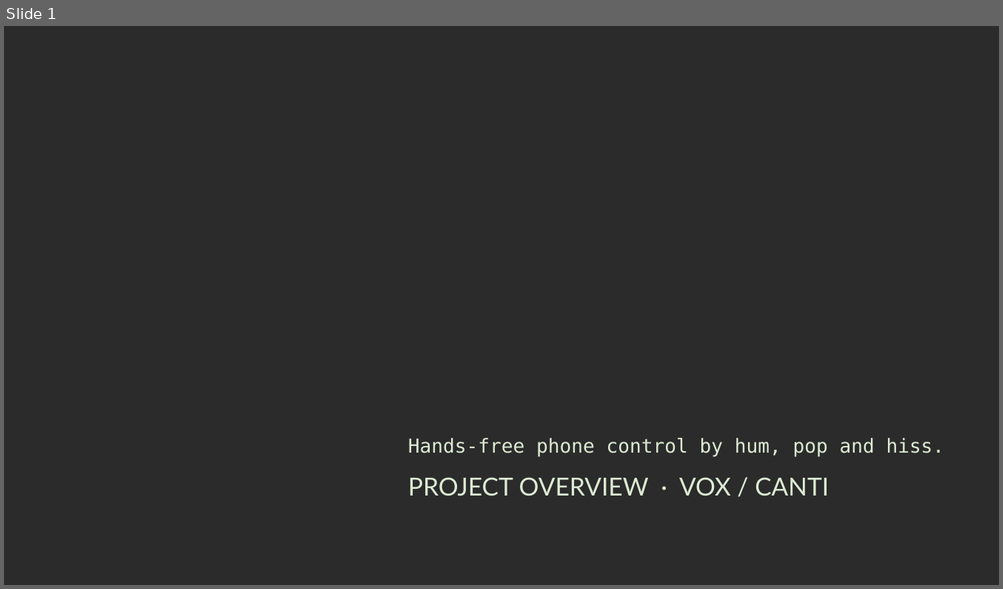
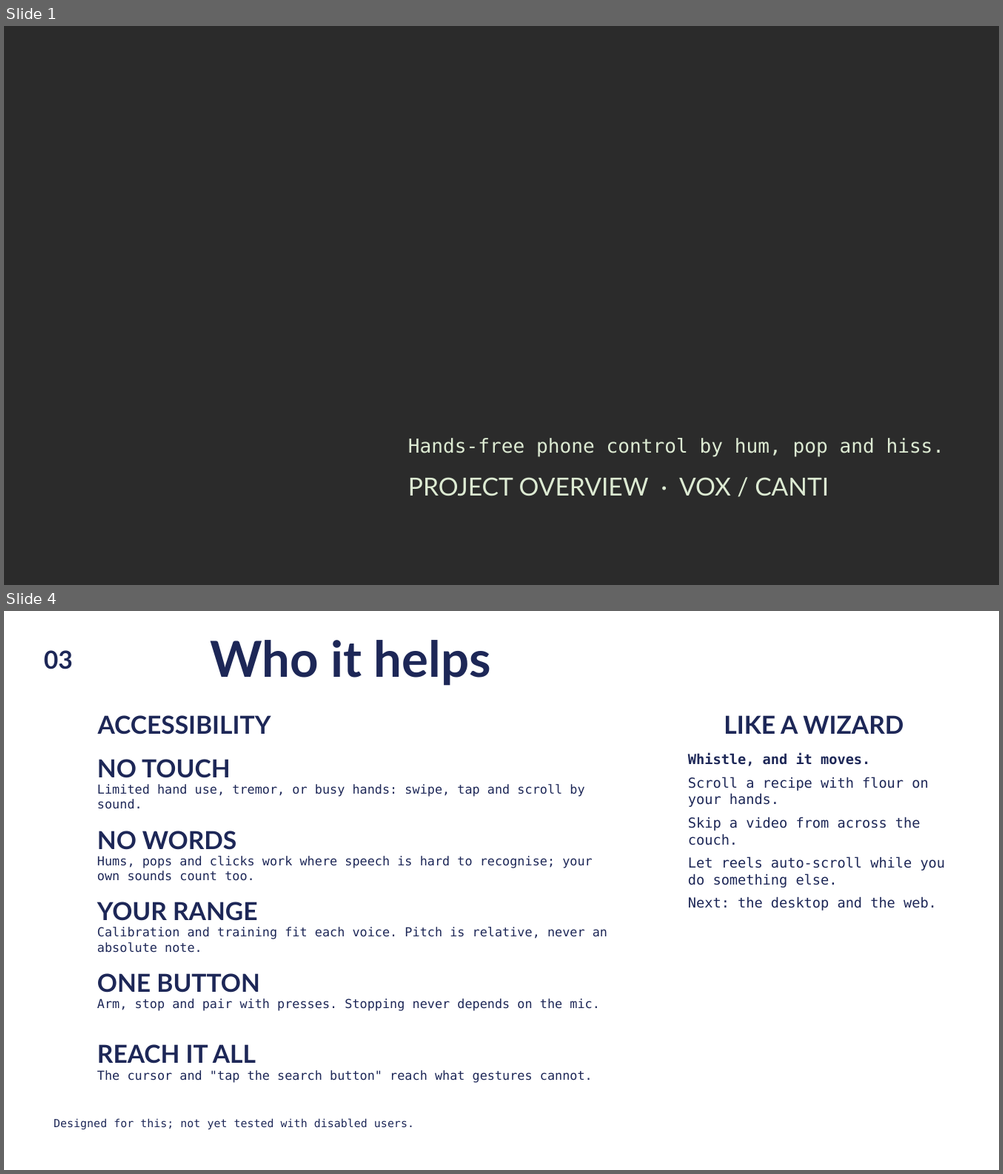
Before and after one commit to dxcently/Canti, a slide deck: docs/canti-overview.pptx. Shown one above the other, each under a label of ours: slide 1 before the commit, slides 1 and 4 after it; the slides between them are not shown. The pictures are 1003x589 and 1003x1174 pixels, drawn with LibreOffice and Linux fonts; fonts in the diff are those of the drawing; background and template pictures are left out; a plain dark background stands for a picture behind light text. Boxes give left, top, right and bottom in pixels: in the first picture for what was removed or moved away, otherwise in the second. Text is boxed around its words. In the diff, an @@ line names an element or a change of style, - is before the commit and + after.

```diff
--- a/docs/canti-overview.pptx
+++ b/docs/canti-overview.pptx
@@ slide 4 added at (x1=4, y1=611, x2=999, y2=1170), background picture (left out) @@
@@ text added at (x1=44, y1=650, x2=73, y2=669), 18 pt, text #1D2757, bold @@
+03
@@ text added at (x1=210, y1=640, x2=491, y2=686), 36 pt, text #1D2757, bold @@
+Who it helps
@@ text added at (x1=98, y1=715, x2=271, y2=735), 18 pt, text #1D2757, bold @@
+ACCESSIBILITY
@@ text added at (x1=723, y1=715, x2=903, y2=734), 18 pt, text #1D2757, bold @@
+LIKE A WIZARD
@@ text added at (x1=97, y1=759, x2=230, y2=778), 18 pt, text #1D2757, bold @@
+NO TOUCH
@@ text added at (x1=688, y1=753, x2=945, y2=911), 10 pt, text #1D2757 @@
+Whistle, and it moves.
+Scroll a recipe with flour on your hands.
+Skip a video from across the couch.
+Let reels auto-scroll while you do something else.
+Next: the desktop and the web.
@@ text added at (x1=97, y1=784, x2=584, y2=809), 9 pt, text #1D2757 @@
+Limited hand use, tremor, or busy hands: swipe, tap and scroll by sound.
@@ text added at (x1=97, y1=831, x2=237, y2=850), 18 pt, text #1D2757, bold @@
+NO WORDS
@@ text added at (x1=97, y1=856, x2=592, y2=881), 9 pt, text #1D2757 @@
+Hums, pops and clicks work where speech is hard to recognise; your own sounds count too.
@@ text added at (x1=97, y1=902, x2=258, y2=921), 18 pt, text #1D2757, bold @@
+YOUR RANGE
@@ text added at (x1=97, y1=927, x2=607, y2=953), 9 pt, text #1D2757 @@
+Calibration and training fit each voice. Pitch is relative, never an absolute note.
@@ text added at (x1=97, y1=974, x2=260, y2=993), 18 pt, text #1D2757, bold @@
+ONE BUTTON
@@ text added at (x1=97, y1=999, x2=600, y2=1011), 9 pt, text #1D2757 @@
+Arm, stop and pair with presses. Stopping never depends on the mic.
@@ text added at (x1=97, y1=1045, x2=256, y2=1064), 18 pt, text #1D2757, bold @@
+REACH IT ALL
@@ text added at (x1=97, y1=1071, x2=592, y2=1083), 9 pt, text #1D2757 @@
+The cursor and "tap the search button" reach what gestures cannot.
@@ text added at (x1=54, y1=1119, x2=414, y2=1130), 8 pt, text #1D2757 @@
+Designed for this; not yet tested with disabled users.
```
Also in this commit, not shown: 14 slides changed, 12 other slides added, 6 slides removed, 4 other files.
